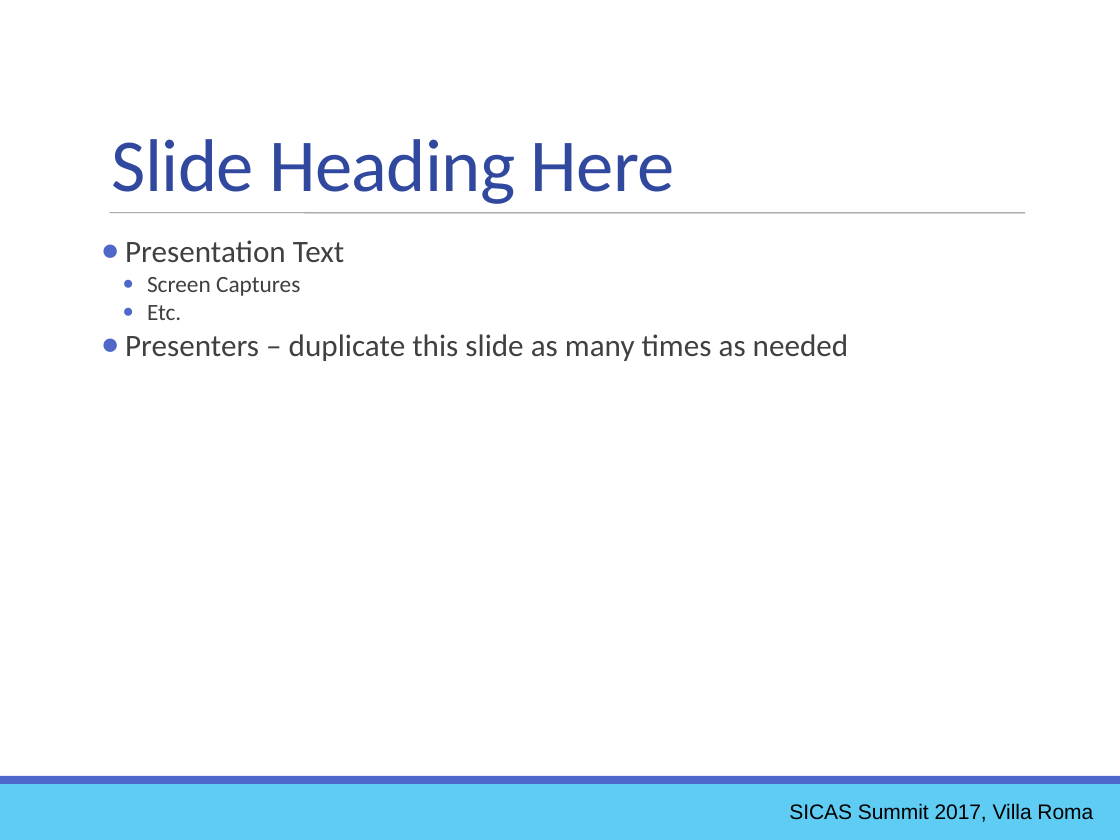
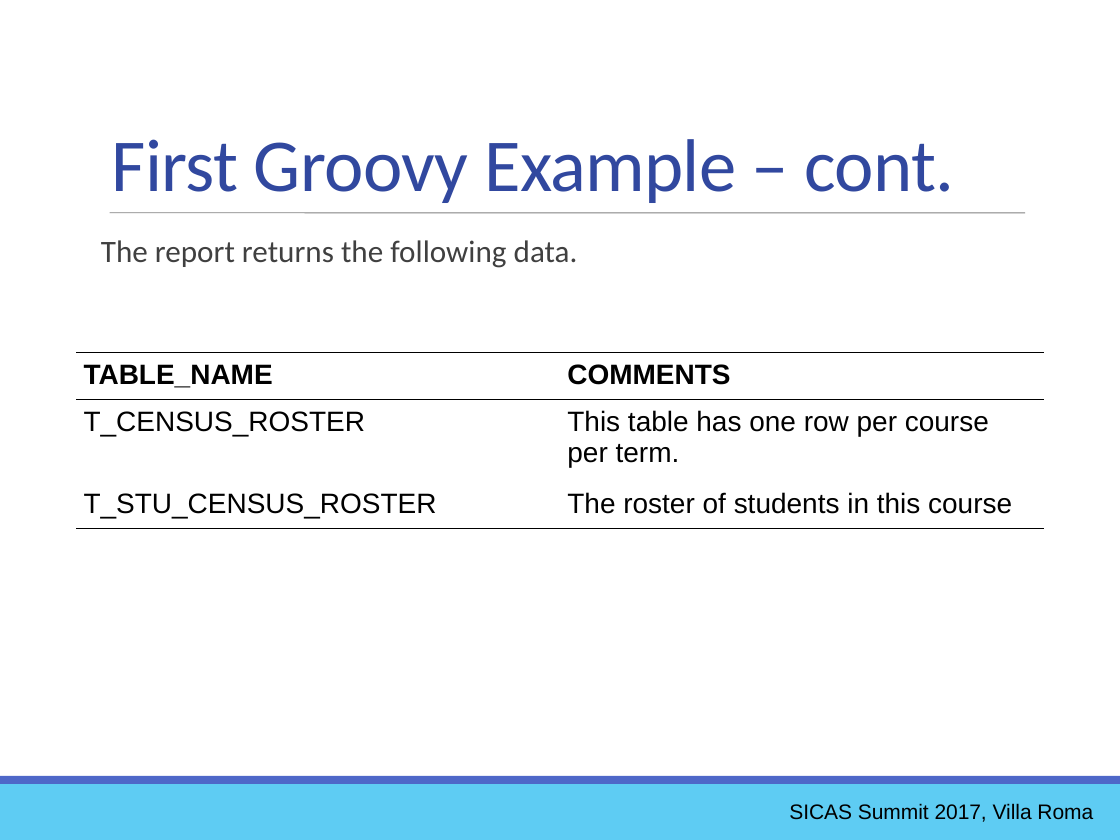
Before and after one commit to ewcole/simple_report, a slide deck: slide 20 of docs/SICAS_2017/Cole_Drop-In Reporting with Groovy.pptx. Drawn at 1120x840 pixels with LibreOffice and Linux fonts; fonts in the diff are those of the drawing. Boxes give left, top, right and bottom in pixels: in the first picture for what was removed or moved away, otherwise in the second. Text is boxed around its words. In the diff, an @@ line names an element or a change of style, - is before the commit and + after.

Commit message:
Complete Groovy SQL and dynamic SQL examples

```diff
--- a/docs/SICAS_2017/Cole_Drop-In Reporting with Groovy.pptx
+++ b/docs/SICAS_2017/Cole_Drop-In Reporting with Groovy.pptx
@@ text at [112,139,954,203]: text changed @@
-Slide Heading Here
+First Groovy Example – cont.
@@ text at [101,240,578,268]: text changed @@
-● Presentation Text
-      ● Screen Captures
-      ● Etc.
-● Presenters – duplicate this slide as many times as needed
+The report returns the following data.
@@ table added at [76,352,1044,528], 3 rows, 2 columns @@
+TABLE_NAME | COMMENTS
+T_CENSUS_ROSTER | This table has one row per course per term.
+T_STU_CENSUS_ROSTER | The roster of students in this course
```
Also in this commit, not shown: 9 other slides changed, 2 slides added, 3 slides removed, 1 other file.
